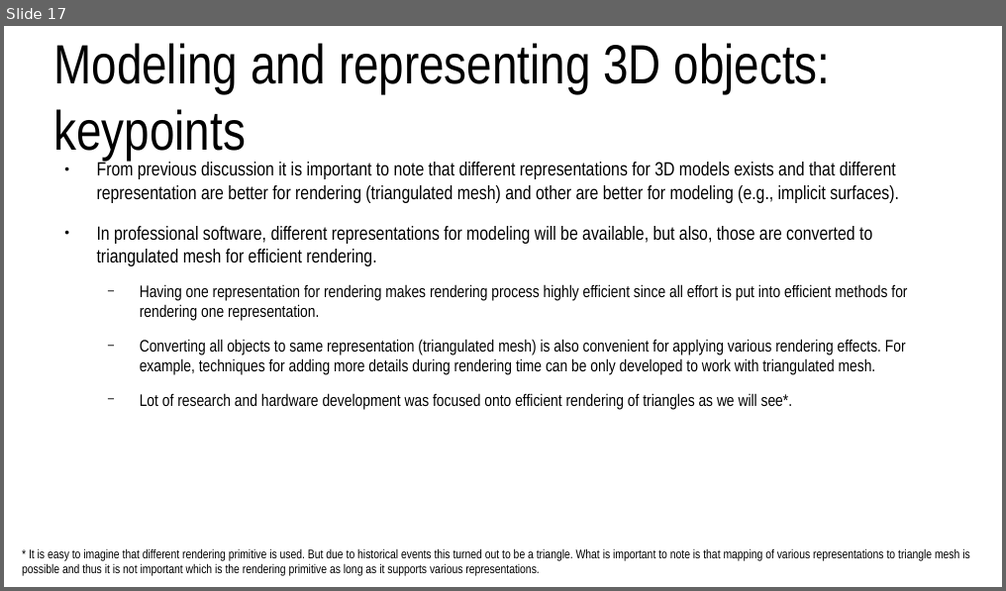
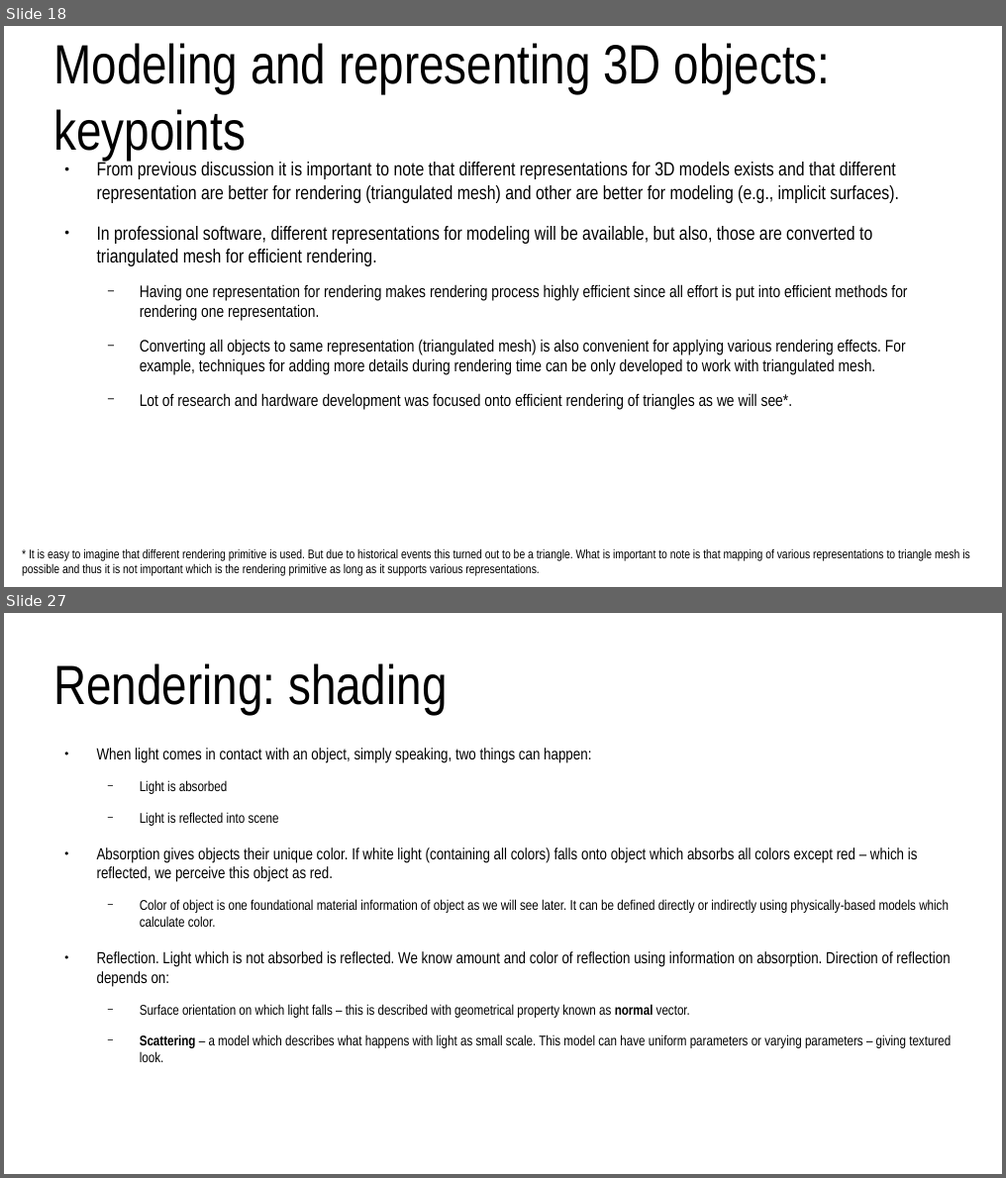
Before and after one commit to lorentzo/IntroductionToComputerGraphics, a slide deck: lectures/2_overview_computer_image_generation/computer_image_generation_overview.odp. Shown one above the other, each under a label of ours: slide 17 before the commit, slides 18 and 27 after it; the slides between them are not shown. The pictures are 1006x591 and 1006x1178 pixels, drawn with LibreOffice and Linux fonts; fonts in the diff are those of the drawing. Boxes give left, top, right and bottom in pixels: in the first picture for what was removed or moved away, otherwise in the second. Text is boxed around its words. In the diff, an @@ line names an element or a change of style, - is before the commit and + after.

```diff
--- a/lectures/2_overview_computer_image_generation/computer_image_generation_overview.odp
+++ b/lectures/2_overview_computer_image_generation/computer_image_generation_overview.odp
@@ slide 27 added at [4,613,1002,1174], background #FFFFFF @@
@@ title added at [54,663,447,714], 44 pt, text #000000 @@
+Rendering: shading
@@ text added at [97,748,950,1062], 11.2 pt, text #000000 @@
+● When light comes in contact with an object, simply speaking, two things can happen:
+  − Light is absorbed
+  − Light is reflected into scene
+● Absorption gives objects their unique color. If white light (containing all colors) falls onto object which absorbs all colors except red – which is reflected, we perceive this object as red.
+  − Color of object is one foundational material information of object as we will see later. It can be defined directly or indirectly using physically-based models which calculate color.
+● Reflection. Light which is not absorbed is reflected. We know amount and color of reflection using information on absorption. Direction of reflection depends on:
+  − Surface orientation on which light falls – this is described with geometrical property known as normal vector.
+  − Scattering – a model which describes what happens with light as small scale. This model can have uniform parameters or varying parameters – giving textured look.
@@ what was slide 17 is now slide 18 @@
```
Also in this commit, not shown: 8 slides changed, 7 other slides added, 2 other files.
